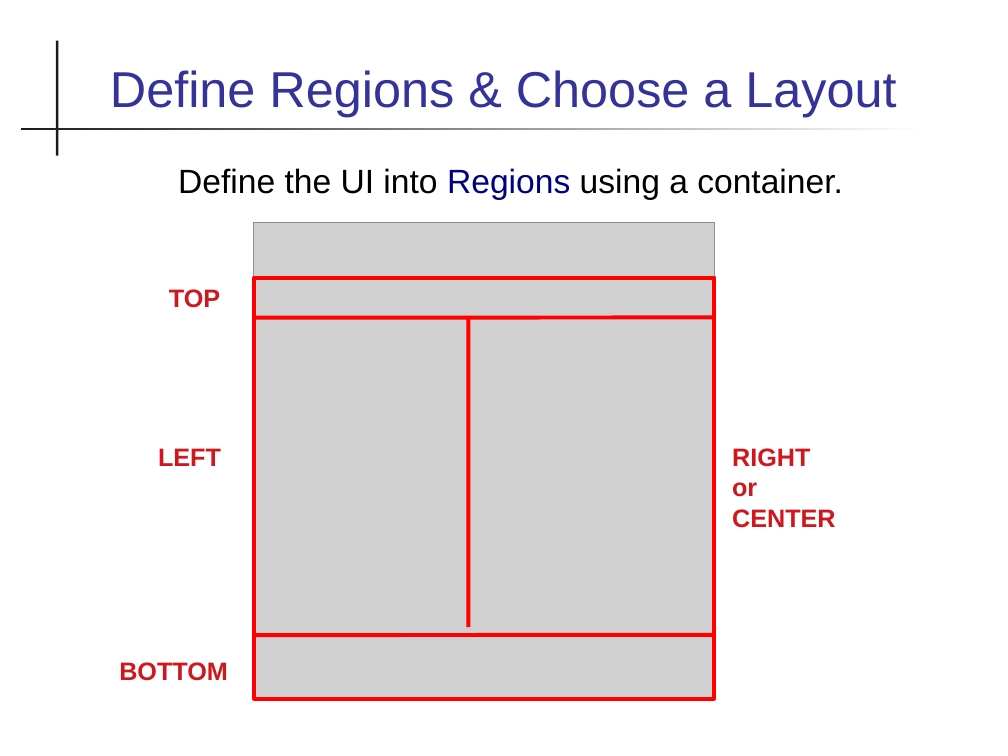
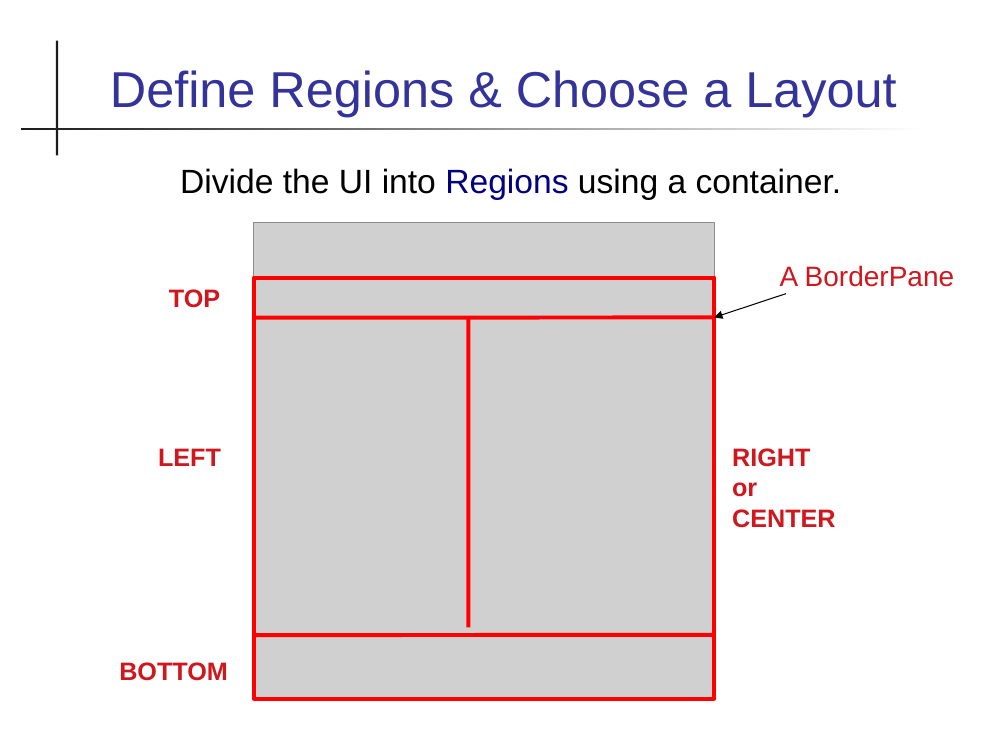
Before and after one commit to skeoop/skeoop.github.io, a slide deck: slide 3 of javafx/Layouts.ppt. Drawn at 1008x756 pixels with LibreOffice and Linux fonts; fonts in the diff are those of the drawing; grey boxes stand for pictures. Boxes give left, top, right and bottom in pixels: in the first picture for what was removed or moved away, otherwise in the second. Text is boxed around its words. In the diff, an @@ line names an element or a change of style, - is before the commit and + after.

Commit message:
fix wording in Layout slides

```diff
--- a/javafx/Layouts.ppt
+++ b/javafx/Layouts.ppt
@@ text at (180, 168, 842, 200): text changed @@
-Define the UI into Regions using a container.
+Divide the UI into Regions using a container.
@@ text added at (780, 265, 955, 287), 20 pt, text #CE181E @@
+A BorderPane
@@ arrow added from (786, 293) to (715, 318), #000000 0.74 pt @@
```
Also in this commit, not shown: 13 other slides changed, 1 other file.
